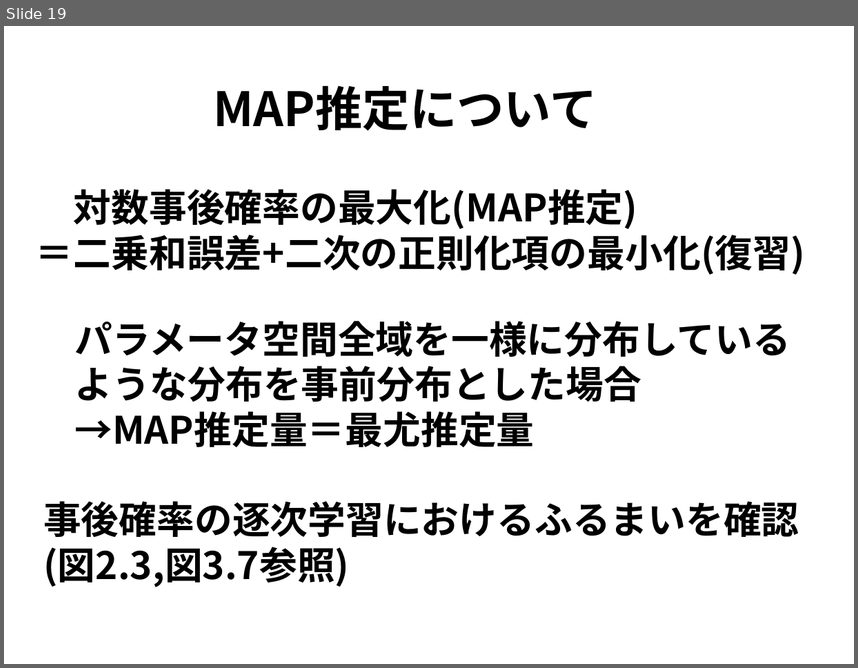
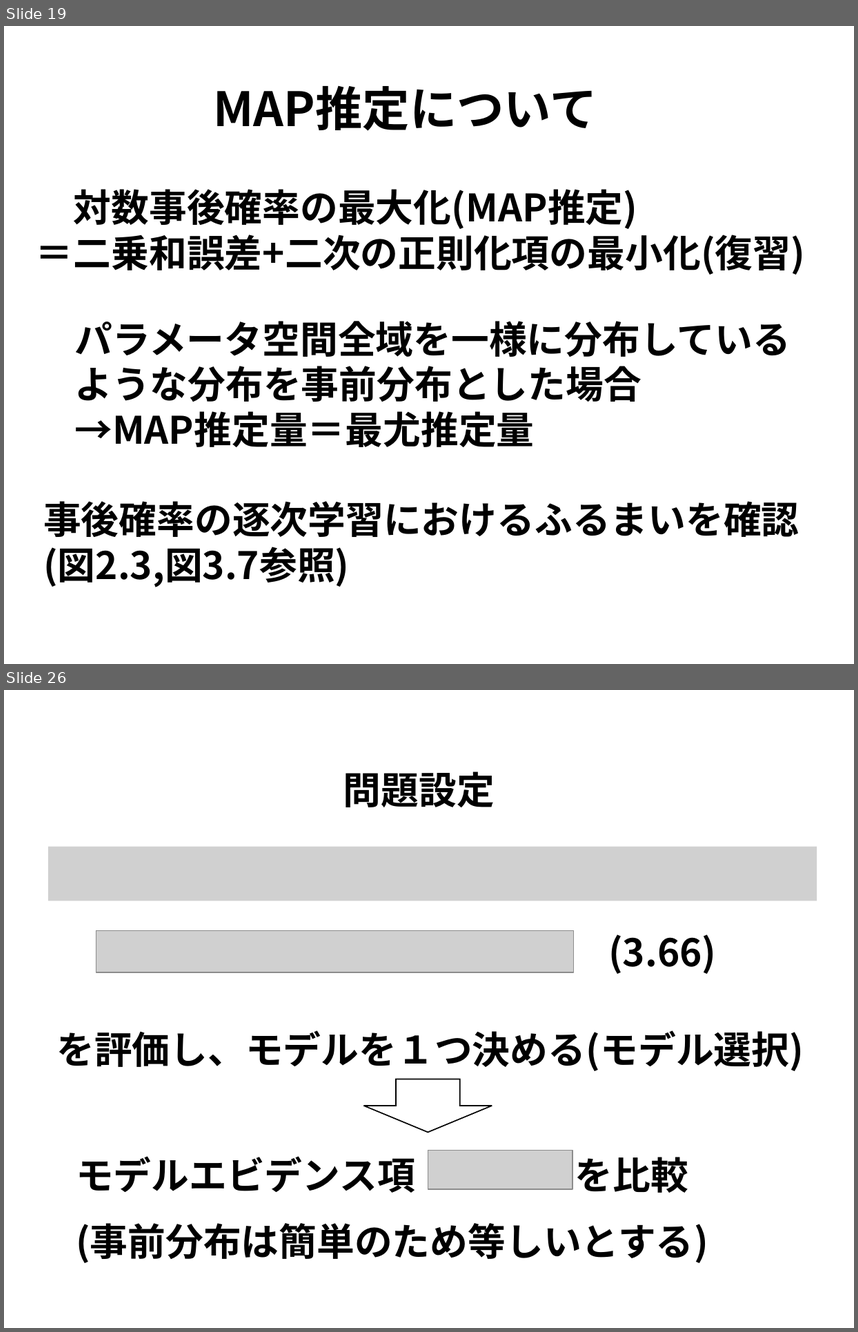
Before and after one commit to j-i-k-o/PRMLSeminar, a slide deck: 3章/PRML3章.pptx. Shown one above the other, each under a label of ours: slide 19 before the commit, slides 19 and 26 after it; the slides between them are not shown. The pictures are 858x668 and 858x1332 pixels, drawn with LibreOffice and Linux fonts; fonts in the diff are those of the drawing; grey boxes stand for pictures. Boxes give left, top, right and bottom in pixels: in the first picture for what was removed or moved away, otherwise in the second. Text is boxed around its words. In the diff, an @@ line names an element or a change of style, - is before the commit and + after.

```diff
--- a/3章/PRML3章.pptx
+++ b/3章/PRML3章.pptx
@@ slide 26 added at box(4, 690, 854, 1328), background #FFFFFF @@
@@ text added at box(343, 771, 495, 807), 32 pt, text #000000, bold @@
+問題設定
@@ picture added at box(48, 847, 817, 901) @@
@@ picture added at box(96, 931, 575, 972) @@
@@ text added at box(608, 934, 716, 974), 32 pt, text #000000, bold @@
+(3.66)
@@ text added at box(56, 1030, 804, 1071), 32 pt, text #000000, bold @@
+を評価し、モデルを１つ決める(モデル選択)
@@ up arrow added at box(363, 1078, 492, 1131), fill #FFFFFF, outline #000000 1 pt @@
@@ text added at box(76, 1156, 688, 1192), 32 pt, text #000000, bold @@
+モデルエビデンス項 を比較
@@ picture added at box(428, 1150, 573, 1189) @@
@@ text added at box(76, 1223, 708, 1263), 32 pt, text #000000, bold @@
+(事前分布は簡単のため等しいとする)
```
Also in this commit, not shown: 7 other slides added, 1 slide removed, 1 other file.
